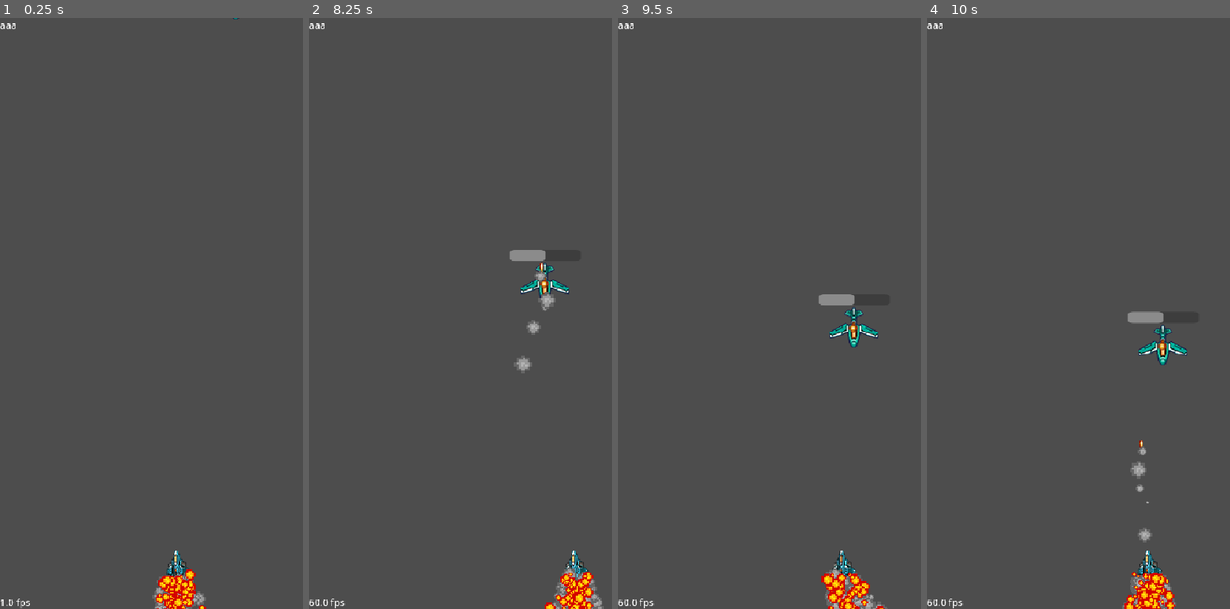
Above: before the commit, frames 1-4 (left to right).
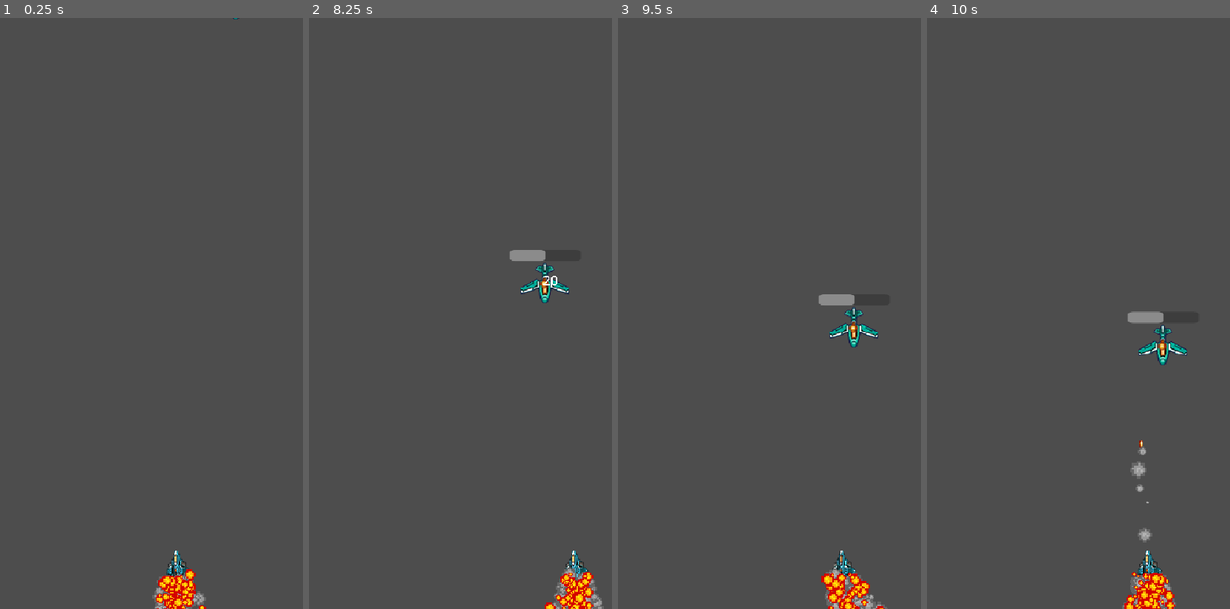
Above: after the commit, the same moments.

Repository: Fatsermint/Space
Game: Godot game, scene res://Scenes/main.tscn
Two runs of this game, one before a commit and one after it. Both use one fixed random seed, a clock stepped at 60 frames per second and the inputs below.
Inputs (mouse positions are in pixels of both pictures, inside the frame that each line leads up to):
- Up to frame 1 (0.25 s): no input
- Up to frame 2 (8.25 s): tap Enter at 0.5 s; move the mouse to (563, 283) at 0.52 s; hold D (right) 0.53-1.28 s; tap F (fire) every 2.25 s from 0.6 to 7.35 s; click (563, 283) at 0.67 s; move the mouse to (415, 343) at 1.27 s; hold Down 1.28-2.03 s; tap Alt every 2.25 s from 1.35 to 8.1 s; move the mouse to (521, 183) at 2.02 s; hold D (right) 2.03-2.78 s; tap Shift at 2.1, 4.35, 6.6 s; move the mouse to (469, 431) at 2.77 s; hold Up 2.78-3.53 s; click (469, 431) at 2.92 s; move the mouse to (593, 402) at 3.52 s; hold A (left) 3.53-5.03 s; move the mouse to (378, 224) at 4.27 s; move the mouse to (502, 313) at 5.02 s; hold Down 5.03-5.78 s; click (502, 313) at 5.17 s; move the mouse to (433, 165) at 5.77 s; hold D (right) 5.78-6.53 s; move the mouse to (563, 283) at 6.52 s; hold Up 6.53-7.28 s; move the mouse to (415, 343) at 7.27 s; hold D (right) 7.28-8.03 s; click (415, 343) at 7.42 s; move the mouse to (521, 183) at 8.02 s; hold Down from 8.03 s (still down)
- Up to frame 3 (9.5 s): move the mouse to (778, 431) at 8.77 s; release Down at 8.78 s; hold A (left) from 8.78 s (still down); tap Shift at 8.85 s
- Up to frame 4 (10 s): move the mouse to (1211, 402) at 9.52 s; release A (left) at 9.53 s; hold Up from 9.53 s (still down); tap F (fire) at 9.6 s; click (1211, 402) at 9.67 s

The runs differ from the first frame. In frame 1, less than 0.1% of the frame differs, in the area x 0-10%, y 0-100%; in frame 2, 0.5%, in the area x 0-82%, y 0-100%; in frame 3, 0.1%; in frame 4, 0.1%.

Commit message:
I added level label that shows which lelev you are going to

Diff:
--- a/Scenes/basic.tscn
+++ b/Scenes/basic.tscn
@@ -77,5 +77,22 @@
 theme_override_colors/font_color = Color(0.95, 0.95, 0.95, 0)
 value = 100.0
 
+[node name="Label" type="Label" parent="." unique_id=1591326176]
+texture_filter = 1
+anchors_preset = 8
+anchor_left = 0.5
+anchor_top = 0.5
+anchor_right = 0.5
+anchor_bottom = 0.5
+offset_left = -146.0
+offset_top = -790.0
+offset_right = 28.0
+offset_bottom = -381.0
+grow_horizontal = 2
+grow_vertical = 2
+scale = Vector2(0.05, 0.05)
+theme_override_font_sizes/font_size = 300
+text = "a"
+
 [connection signal="area_entered" from="Area2D" to="." method="_on_area_2d_area_entered"]
 [connection signal="animation_finished" from="AnimationPlayer" to="." method="_on_animation_player_animation_finished"]
--- a/Scenes/damage-ui.tscn
+++ b/Scenes/damage-ui.tscn
@@ -1,9 +1,18 @@
 [gd_scene format=3 uid="uid://ro0r0j35augo"]
 
-[ext_resource type="Script" uid="uid://ba2yn3xjsamik" path="res://Scripts/damage_ui.gd" id="1_3fxi7"]
+[sub_resource type="GDScript" id="GDScript_0piwu"]
+script/source = "extends CanvasLayer
+
+signal addToMainScene
+
+func show_damage(value, position):
+	print(\"damage popup \", value, \" \", position)
+	addToMainScene.emit()
+
+"
 
 [node name="CanvasLayer" type="CanvasLayer" unique_id=1189217763]
-script = ExtResource("1_3fxi7")
+script = SubResource("GDScript_0piwu")
 
 [node name="Label" type="Label" parent="." unique_id=998397023]
 offset_right = 120.0
--- /dev/null
+++ b/Scenes/damage_labels.tscn
@@ -0,0 +1,5 @@
+[gd_scene format=3 uid="uid://c4a8fnqd7qxuf"]
+
+[node name="DamageLabels" type="Label" unique_id=2118307664]
+offset_right = 40.0
+offset_bottom = 23.0
--- a/Scenes/main.tscn
+++ b/Scenes/main.tscn
@@ -1,7 +1,7 @@
 [gd_scene format=3 uid="uid://bgb80gyhttkis"]
 
 [ext_resource type="Script" uid="uid://dtd1dxgtoj7m4" path="res://Scripts/main.gd" id="1_jjgbg"]
-[ext_resource type="PackedScene" uid="uid://ro0r0j35augo" path="res://Scenes/damage-ui.tscn" id="2_bo1nx"]
+[ext_resource type="FontFile" uid="uid://dkru7m5dcdtds" path="res://Assets/Quantico-Bold.ttf" id="2_bo1nx"]
 
 [node name="main" type="Node2D" unique_id=1427620502]
 script = ExtResource("1_jjgbg")
@@ -10,8 +10,16 @@
 position = Vector2(0, -453)
 
 [node name="bullets" type="Node" parent="." unique_id=201460963]
-process_mode = 1
 
-[node name="CanvasLayer" parent="." unique_id=1189217763 instance=ExtResource("2_bo1nx")]
-
-[connection signal="addToMainScene" from="CanvasLayer" to="." method="_on_canvas_layer_add_to_main_scene"]
+[node name="Label" type="Label" parent="." unique_id=588807997]
+anchors_preset = 5
+anchor_left = 0.5
+anchor_right = 0.5
+offset_left = -113.0
+offset_top = -1500.0
+offset_right = 113.0
+offset_bottom = -1403.0
+grow_horizontal = 2
+theme_override_fonts/font = ExtResource("2_bo1nx")
+theme_override_font_sizes/font_size = 67
+text = "Level 2"
--- a/Scenes/settings.tscn
+++ b/Scenes/settings.tscn
@@ -1,6 +1,6 @@
 [gd_scene format=3 uid="uid://cga58ik6h8fkq"]
 
-[ext_resource type="Script" uid="uid://0ochxqil5jf2" path="res://Scenes/settings.gd" id="1_4geyq"]
+[ext_resource type="Script" uid="uid://0ochxqil5jf2" path="res://Scripts/settings.gd" id="1_4geyq"]
 
 [sub_resource type="StyleBoxFlat" id="StyleBoxFlat_6vvc2"]
 draw_center = false
@@ -44,7 +44,19 @@
 layout_mode = 2
 theme_override_styles/pressed = SubResource("StyleBoxFlat_6vvc2")
 
+[node name="HBoxContainer3" type="HBoxContainer" parent="VBoxContainer" unique_id=1761984085]
+layout_mode = 2
+
+[node name="Label" type="Label" parent="VBoxContainer/HBoxContainer3" unique_id=1709090343]
+layout_mode = 2
+text = "Limited FPS"
+
+[node name="CheckButton" type="CheckButton" parent="VBoxContainer/HBoxContainer3" unique_id=1720312822]
+layout_mode = 2
+theme_override_styles/pressed = SubResource("StyleBoxFlat_6vvc2")
+
 [node name="Label" type="Label" parent="." unique_id=953862698]
+visible = false
 anchors_preset = 2
 anchor_top = 1.0
 anchor_bottom = 1.0
@@ -53,3 +65,4 @@
 grow_vertical = 0
 
 [connection signal="pressed" from="VBoxContainer/HBoxContainer/CheckButton" to="." method="_on_check_button_pressed"]
+[connection signal="pressed" from="VBoxContainer/HBoxContainer3/CheckButton" to="." method="_on_check_button_pressed_limited_fps"]
--- a/Scripts/GlobalVariables.gd
+++ b/Scripts/GlobalVariables.gd
@@ -2,7 +2,7 @@
 
 
 var bulletDamages = [20]
-var whitelistedObjectsNames = ["bullets", "Camera"]
+var whitelistedObjectsNames = ["bullets", "Camera", "Label"]
 var playerInfo = {
 	"level": 1
 }
@@ -28,7 +28,9 @@
 	3:{
 		"player":[[0, -25], true],
 		"basic":[
-			[[100, -1100], 100]
+			[[100, -1500], 100]
+			,
+			[[-100, -1500], 100]
 			,
 			[[-100, -1100], 100]
 			],
--- a/Scripts/damage_ui.gd
+++ /dev/null
@@ -1,7 +0,0 @@
-extends CanvasLayer
-
-signal addToMainScene
-
-func show_damage(value, position):
-	print("damage popup ", value, " ", position)
-	addToMainScene.emit()
--- a/Scripts/enemy.gd
+++ b/Scripts/enemy.gd
@@ -1,21 +1,22 @@
 extends Sprite2D
 @onready var healthBar: ProgressBar = $health
-var damageUiScene = preload("res://Scenes/damage-ui.tscn")
+
 var hp = 100
 
 
 func _process(delta: float) -> void:
-	self.position.y += 1
+	self.position.y += 1 *delta *60
 
 func _on_area_2d_area_entered(area: Area2D) -> void:
+	showDamage(GlobalVariables.bulletDamages[0], [area.global_position.x, area.global_position.y], [self.global_position.x, self.global_position.y])
+
 	if area.get_parent().is_in_group("bullets"):
-
+		area.get_parent().queue_free()
 		print("hit")
 		if (healthBar.value - GlobalVariables.bulletDamages[0]) < 0:
 			healthBar.value = 0
 		else:
 			healthBar.value -= GlobalVariables.bulletDamages[0]
-			DamageUi.show_damage(1, [1,1])
 
 
 
@@ -25,5 +26,18 @@
 			$AnimationPlayer.play("explosion")
 
 
+
+func showDamage(value, location, location2):
+	var label = $Label.duplicate()
+	add_child(label)
+	label.text = str(value)
+	print(location)
+	label.position = Vector2(location[0] - location2[0] +88, location[1] - location2[1] - 50)
+	var tween = create_tween()
+	tween.tween_property(label, "position:y", label.position.y -60, 1)
+	tween.tween_callback(label.queue_free)
+
+
+
 func _on_animation_player_animation_finished(explosion) -> void:
 	self.queue_free()
--- a/Scripts/main.gd
+++ b/Scripts/main.gd
@@ -6,7 +6,7 @@
 @onready var bullets: Node = $bullets
 
 var settings = settingsScene.instantiate()
-
+var finishing = false
 
 func generate_level(levelNum):
 	var level = GlobalVariables.levels[levelNum]
@@ -18,13 +18,13 @@
 		add_child(player)
 		player.global_position = Vector2(level["player"][0][0], level["player"][0][1])
 
-
-	for i in level["basic"]:
-		var basic = basicScene.instantiate()
-		add_child(basic)
-		basic.add_to_group("enemy")
-		basic.global_position = Vector2(i[0][0], i[0][1])
-		basic.find_child("health").value = i[1]
+	if level.has("basic"):
+		for i in level["basic"]:
+			var basic = basicScene.instantiate()
+			add_child(basic)
+			basic.add_to_group("enemy")
+			basic.global_position = Vector2(i[0][0], i[0][1])
+			basic.find_child("health").value = i[1]
 
 	if level.has("settings") and level["settings"] == true:
 		settings = settingsScene.instantiate()
@@ -51,13 +51,38 @@
 	generate_level(GlobalVariables.playerInfo["level"])
 
 func _process(delta: float) -> void:
+	if get_tree().get_nodes_in_group("enemy").is_empty() and finishing == false:
 
-	if get_tree().get_nodes_in_group("enemy").is_empty():
-		_finis_level()
-	for b in self.find_child("bullets").get_children():
-		if b.position.y < -1000:
-			print("bullet deleted")
-			b.queue_free()
+		_finish_level_text()
+		finishing = true
+	if self.find_child("bullets"):
+
+		for b in self.find_child("bullets").get_children():
+			if b.position.y < -1000:
+
+				b.queue_free()
+	else:
+		var newNode = Node.new()
+		add_child(newNode)
+		newNode.name = "bullets"
+func _finish_level_text():
+	var position1 = Vector2(-113, -820.0)
+	var position2 = Vector2(-113, 100)
+
+
+	var label = $Label
+	var tween = create_tween()
+	label.text = "Level "+str(GlobalVariables.playerInfo["level"]+1)
+	label.position.y = -1500
+	label.visible = true
+	tween.tween_property(label, "position", position1, 0.2)
+
+	await get_tree().create_timer(3, false).timeout
+	var tween2 = create_tween()
+
+	tween2.tween_property(label, "position", position2, 0.2)
+	tween2.tween_callback(_finis_level)
+
 
 func _finis_level():
 	for child in get_children():
@@ -65,3 +90,4 @@
 			child.queue_free()
 	GlobalVariables.playerInfo["level"] += 1
 	generate_level(GlobalVariables.playerInfo["level"])
+	finishing = false
--- a/Scenes/settings.gd
+++ b/Scripts/settings.gd
@@ -15,3 +15,7 @@
 
 func showFps(value):
 	fpsLabel.visible = value
+
+
+func _on_check_button_pressed_limited_fps() -> void:
+	DisplayServer.window_set_vsync_mode(DisplayServer.VSYNC_DISABLED)
--- a/project.godot
+++ b/project.godot
@@ -13,6 +13,7 @@
 config/name="Space"
 run/main_scene="res://Scenes/main.tscn"
 config/features=PackedStringArray("4.7", "Forward Plus")
+run/max_fps=1000
 
 [autoload]
 
Not shown, removed: Scripts/damage_ui.gd.uid
Renamed: Scenes/settings.gd.uid -> Scripts/settings.gd.uid
